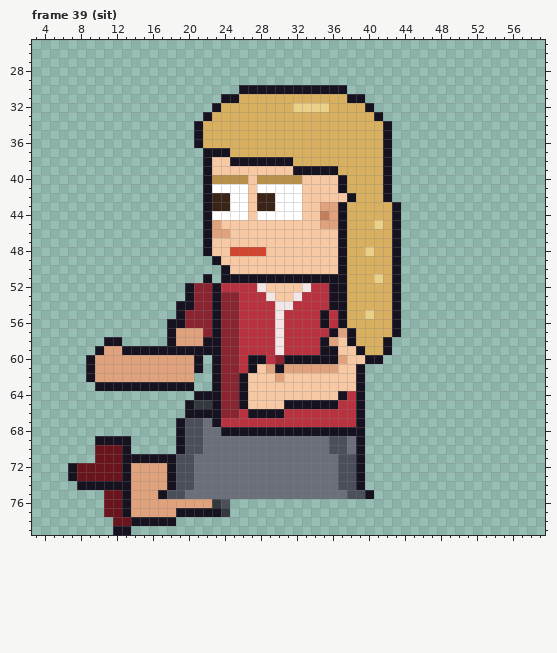
Two versions of one pixel-art file, sprites/clients/client_karen_left_anim.aseprite. Above: the version before the commit.
64x80 pixels, 85 frames. Colours within 5 levels of each other are drawn and written as one. Shown: frame 39 (sit): x 3..59, y 25..79. The commit also changed other frames, which this record leaves out.
The same view after the edit:
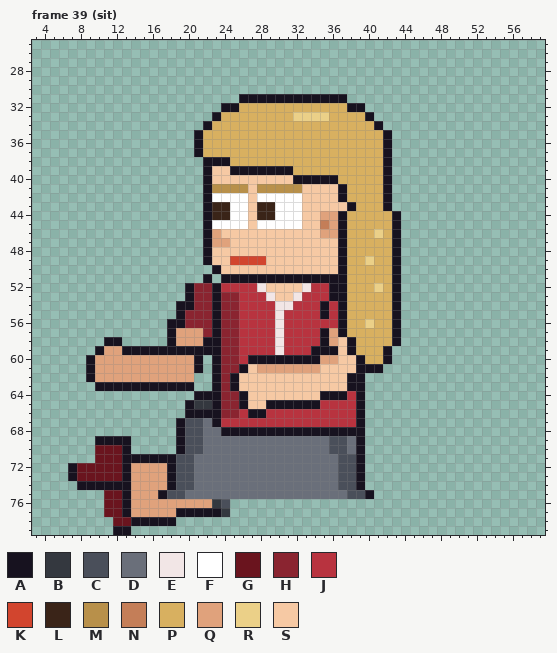
Palette (. is transparent): A #17121f  B #34383f  C #4a4f5a  D #6a6f7a  E #f2e6e6  F #ffffff  G #6a141e  H #8a2430  J #b8333f  K #d2452e  L #3a2418  M #b8904a  N #c47e58  P #d8b060  Q #e0a27c  R #ebd088  S #f6c9a4
Changes in this commit:
Frame 39 (sit):
y 30: x 26..37 AAAAAAAAAAAA -> ............
y 31: x 24..39 AAPPPPPPPPPPPPAA -> ..AAAAAAAAAAAA..
y 32: x 23..25 APP -> .AA; x 32..35 RRRR -> PPPP; x 38..40 PPA -> AA.
y 33: x 22..23 AP -> .A; x 32..35 PPPP -> RRRR; x 40..41 PA -> A.
y 34: x 21..22 AP -> .A; x 41..42 PA -> A.
y 37: x 21..24 .AAA -> APPP
y 38: x 23..31 SSAAAAAAA -> AAPPPPPPP
y 39: x 25..36 SSSSSSSAAAAA -> AAAAAAAPPPPP
y 40: x 23..26 MMMM -> SSSS; x 28..37 MMMMMSSSSA -> SSSSAAAAAP
y 41: x 23..26 FFFF -> MMMM; x 28..32 FFFFF -> MMMMM
y 42: x 23..24 LL -> FF; x 28..29 LL -> FF; x 37..38 SA -> AP
y 43: x 35..38 QQAP -> SSSA; x 42..43 PA -> A.
y 44: x 23..24 FF -> LL; x 28..29 FF -> LL; x 35 N -> Q
y 45: x 23..26 QSSS -> FFFF; x 28..32 SSSSS -> FFFFF; x 35 Q -> N; x 41 R -> P
y 46: x 24 Q -> S; x 35..36 SS -> QQ; x 41 P -> R
y 47: x 23..24 SS -> QQ
y 48: x 25..28 KKKK -> SSSS; x 40 R -> P
y 49: x 22..23 .A -> AS; x 25..28 SSSS -> KKKK; x 40 P -> R
y 50: x 23..24 .A -> AS
y 51: x 41 R -> P
y 52: x 41 P -> R
y 54: x 35..36 JA -> AJ
y 55: x 40 R -> P
y 56: x 35 A -> J; x 40 P -> R
y 57: x 35..38 JAQA -> AQAP
y 58: x 42..43 A. -> PA
y 59: x 34 J -> A; x 38..39 SA -> AP
y 60: x 29..30 JH -> AA; x 35..37 AAQ -> QQS; x 39..42 SAA. -> APPA
y 61: x 26..28 JAS -> ASQ; x 30 A -> Q; x 35..36 QQ -> SS; x 40..41 .. -> AA
y 62: x 25..26 HA -> AS; x 30 Q -> S; x 38 S -> A
y 63: x 25..26 HA -> AS; x 38 S -> A
y 64: x 35..36 SS -> AA
y 65: x 29..30 SS -> AA; x 35..36 AA -> JJ
y 66: x 29..30 AA -> JJ
Where, in picture pixels (left, top, right, bottom), the same in both pictures:
changed: (194, 85, 401, 418)
